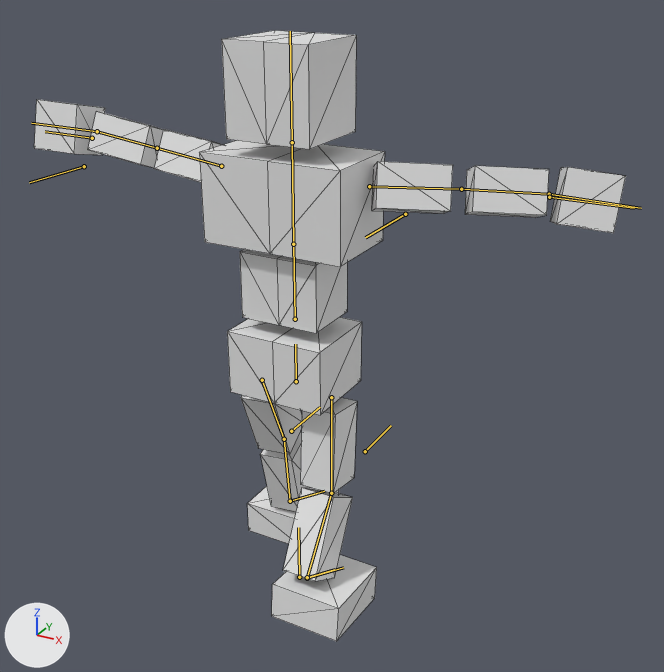
Renders of the glTF model BrowserGame/public/models/ToyQuest.glb from each side of a commit.
One viewpoint serves both versions: a 50 mm lens placed at (10.22, -16.82, 10.7), pointed at (0.53, 0.8, 1.89). Arrows for +X, +Y and +Z are at lower left; the lights stay in place. Both versions are drawn at frame 2 of the action '05_feet.walk'; the numbers are the values there. The bones that bend it are drawn over the model as lines. Mesh edges are drawn as thin lines.

In view in the first picture: '立方体'.
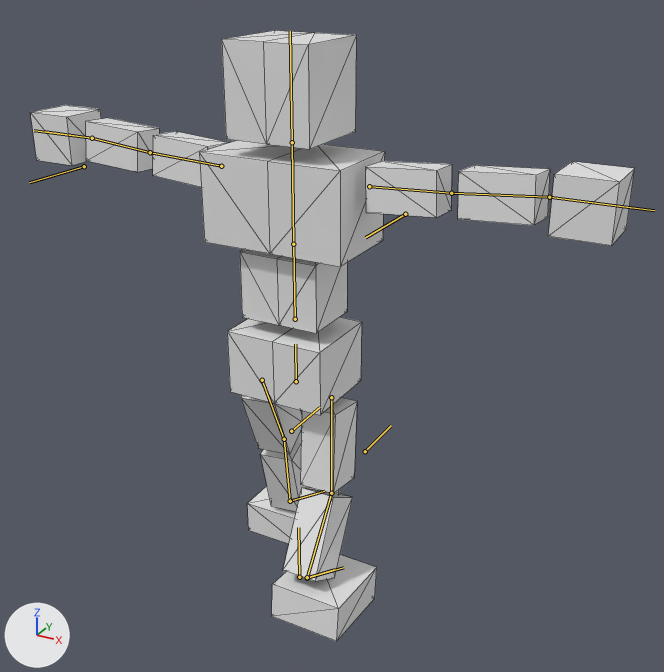
Where the change shows, as pixel boxes (x1, y1, x2, y2) in the pictures (664 x 672 px):
'立方体', posed
    before: (34, 31, 626, 641)
    after: (30, 31, 635, 641)
bone 'upper arm.R', root to tip
    before: (221, 166) to (157, 148)
    after: (221, 166) to (150, 152)
bone 'forearm.R', root to tip
    before: (157, 148) to (97, 131)
    after: (150, 152) to (92, 138)
bone 'hand.R', root to tip
    before: (97, 131) to (31, 123)
    after: (92, 138) to (34, 130)
bone 'upper arm.L', root to tip
    before: (369, 186) to (461, 189)
    after: (369, 186) to (451, 193)
bone 'forearm.L', root to tip
    before: (461, 189) to (549, 194)
    after: (451, 193) to (549, 197)
bone 'hand.L', root to tip
    before: (549, 194) to (641, 208)
    after: (549, 197) to (654, 210)

The edits, one by one:
Bone 'upper arm.R' (bone_upper_arm_r) turns from (-10, 19, -9) to (-1, 3, -4) degrees about its own x, y and z.
Bone 'forearm.R' (bone_forearm_r) turns from (13, 0, 0) to (3, 0, 0) degrees about its own x, y and z.
Bone 'hand.R' (bone_hand_r) turns from (2, -6, 7) to (-2, -3, 4) degrees about its own x, y and z.
Bone 'upper arm.L' (bone_upper_arm_l) turns from (-33, -17, 10) to (-1, -3, 4) degrees about its own x, y and z.
Bone 'forearm.L' (bone_forearm_l) turns from (0, 0, 0) to (3, 0, 0) degrees about its own x, y and z.
Bone 'hand.L' (bone_hand_l) turns from (9, 7, -6) to (-2, 3, -4) degrees about its own x, y and z.
